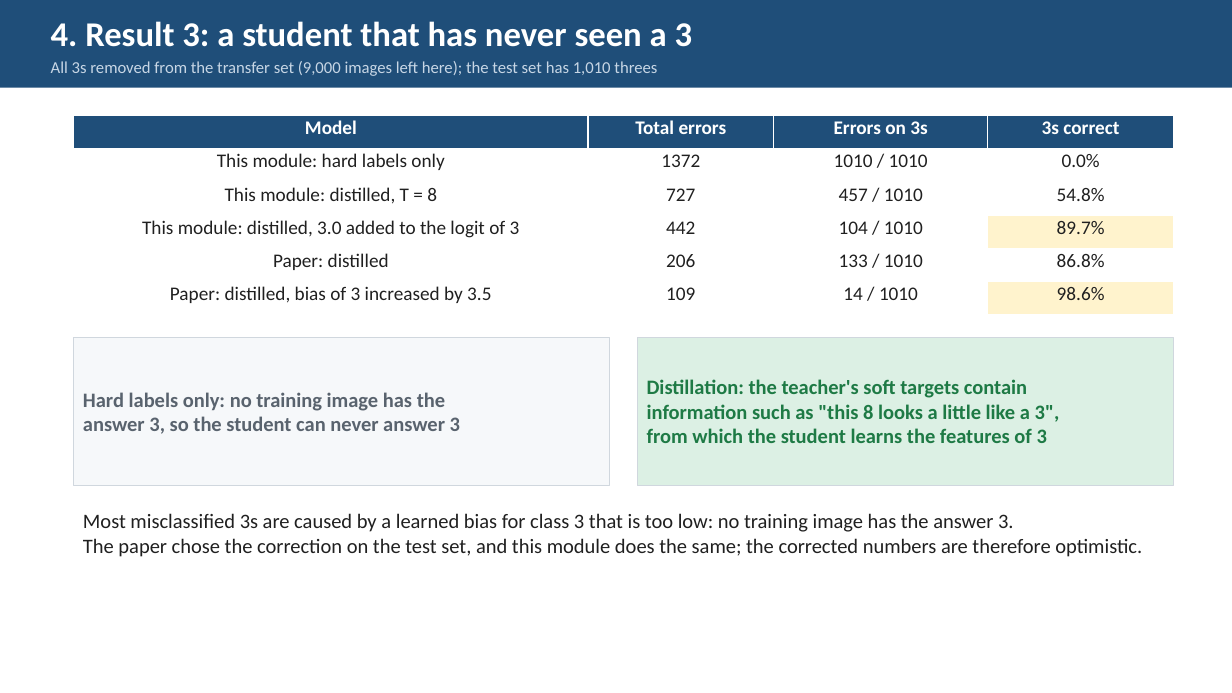
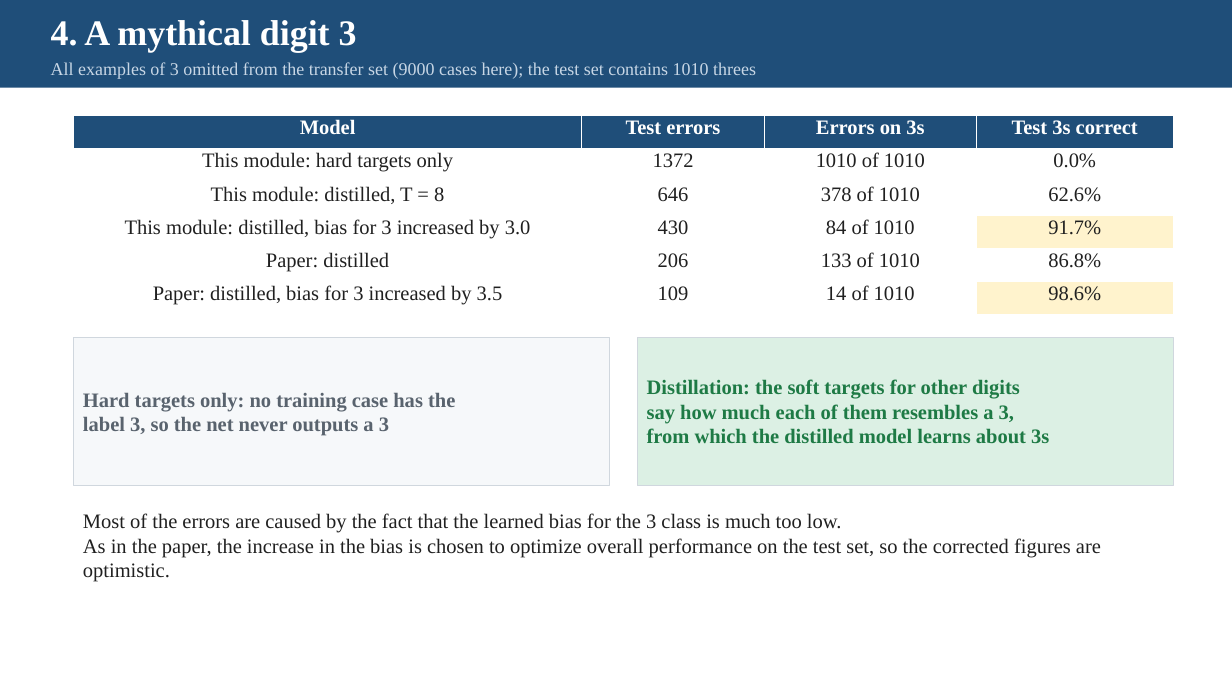
Before and after one commit to pychang-ai/115-1_DLMA, a slide deck: slide 17 of topics/knowledge-distillation/Knowledge_Distillation_slides_EN.pptx (slide 16 before the commit). Drawn at 1232x693 pixels with LibreOffice and Linux fonts; fonts in the diff are those of the drawing. Boxes give left, top, right and bottom in pixels: in the first picture for what was removed or moved away, otherwise in the second. Text is boxed around its words. In the diff, an @@ line names an element or a change of style, - is before the commit and + after.

```diff
--- a/topics/knowledge-distillation/Knowledge_Distillation_slides_EN.pptx
+++ b/topics/knowledge-distillation/Knowledge_Distillation_slides_EN.pptx
@@ text at (51, 20, 357, 53): text changed; size 27 to 28 pt; font Calibri to Times New Roman @@
-4. Result 3: a student that has never seen a 3
+4. A mythical digit 3
@@ text at (51, 62, 756, 79): text changed; size 13 to 14 pt; font Calibri to Times New Roman @@
-All 3s removed from the transfer set (9,000 images left here); the test set has 1,010 threes
+All examples of 3 omitted from the transfer set (9000 cases here); the test set contains 1010 threes
@@ table at (74, 116, 1174, 315) @@
-row 1, column 2: Total errors
+row 1, column 2: Test errors
-row 1, column 4: 3s correct
+row 1, column 4: Test 3s correct
-row 2, column 1: This module: hard labels only
+row 2, column 1: This module: hard targets only
-row 2, column 3: 1010 / 1010
+row 2, column 3: 1010 of 1010
-row 3: This module: distilled, T = 8 | 727 | 457 / 1010 | 54.8%
+row 3: This module: distilled, T = 8 | 646 | 378 of 1010 | 62.6%
-row 4: This module: distilled, 3.0 added to the logit of 3 | 442 | 104 / 1010 | 89.7%
+row 4: This module: distilled, bias for 3 increased by 3.0 | 430 | 84 of 1010 | 91.7%
-row 5, column 3: 133 / 1010
+row 5, column 3: 133 of 1010
-row 6, column 1: Paper: distilled, bias of 3 increased by 3.5
+row 6, column 1: Paper: distilled, bias for 3 increased by 3.5
-row 6, column 3: 14 / 1010
+row 6, column 3: 14 of 1010
@@ size 15 to 16 pt, font Calibri to Times New Roman in "Model", "Errors on 3s", "1372", "0.0%" and 6 more places @@
@@ text in rectangle at (647, 379, 1049, 444): text changed; font Calibri to Times New Roman @@
-Distillation: the teacher's soft targets contain
-information such as "this 8 looks a little like a 3",
-from which the student learns the features of 3
+Distillation: the soft targets for other digits
+say how much each of them resembles a 3,
+from which the distilled model learns about 3s
@@ text in rectangle at (83, 393, 455, 436): text changed; font Calibri to Times New Roman @@
-Hard labels only: no training image has the
-answer 3, so the student can never answer 3
+Hard targets only: no training case has the
+label 3, so the net never outputs a 3
@@ text at (83, 513, 1101, 582): text changed; font Calibri to Times New Roman @@
-Most misclassified 3s are caused by a learned bias for class 3 that is too low: no training image has the answer 3.
-The paper chose the correction on the test set, and this module does the same; the corrected numbers are therefore optimistic.
+Most of the errors are caused by the fact that the learned bias for the 3 class is much too low.
+As in the paper, the increase in the bias is chosen to optimize overall performance on the test set, so the corrected figures are optimistic.
```
Also in this commit, not shown: 16 other slides changed, 2 slides added, 1 slide removed, 15 other files.
